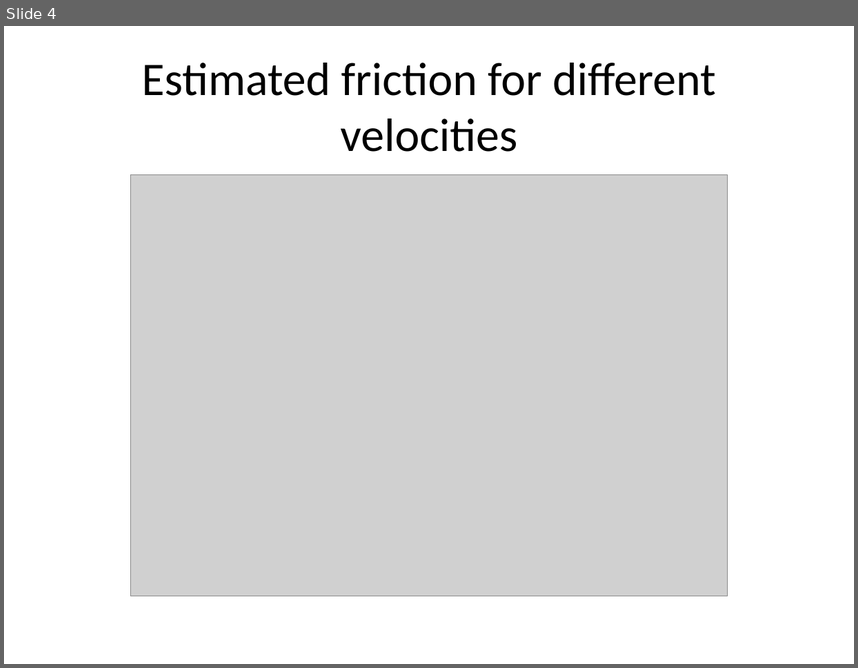
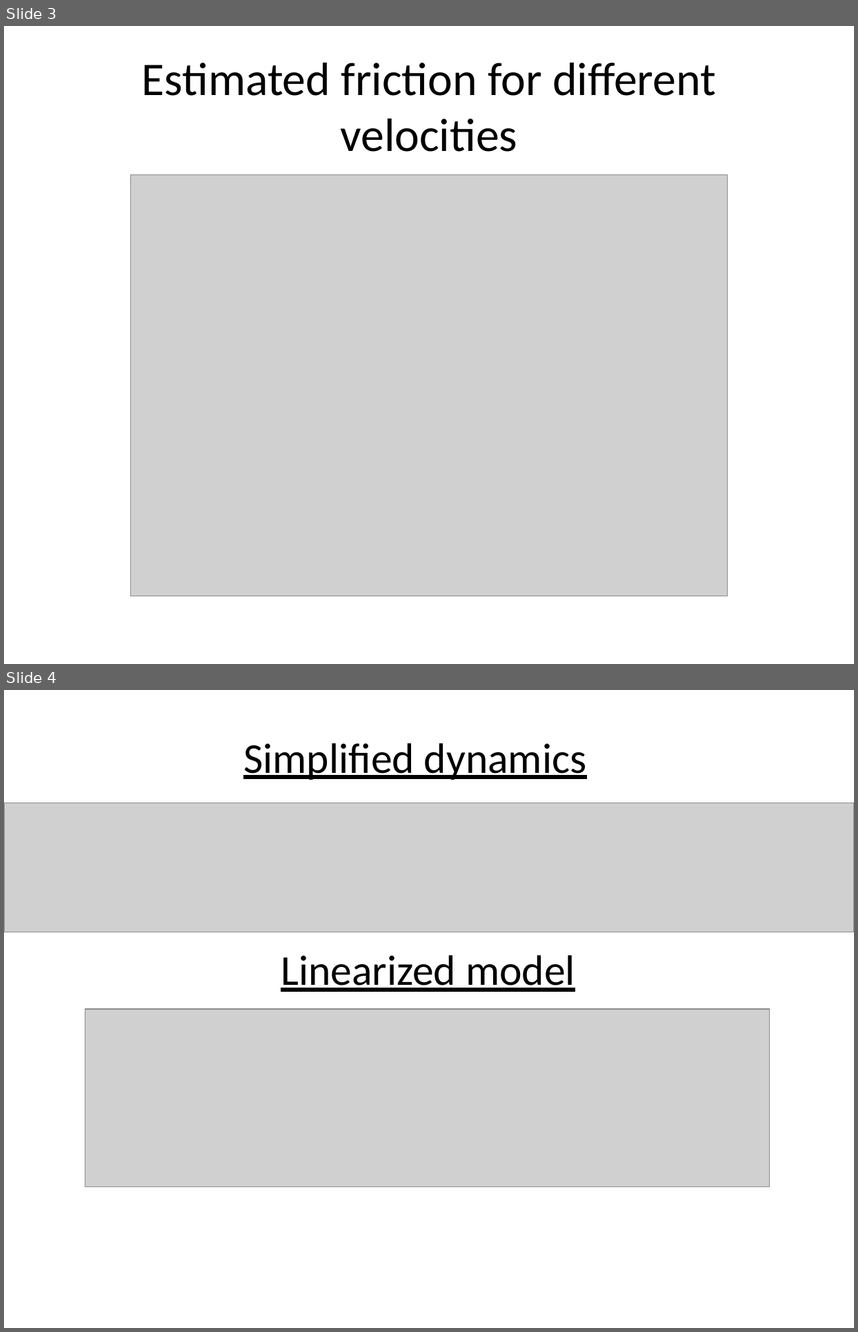
Before and after one commit to adamjalkemo/AdaptiveFrictionCompensation, a slide deck: documents/predPres.pptx. Shown one above the other, each under a label of ours: slide 4 before the commit, slides 3 and 4 after it. The pictures are 858x668 and 858x1332 pixels, drawn with LibreOffice and Linux fonts; fonts in the diff are those of the drawing; grey boxes stand for pictures. Boxes give left, top, right and bottom in pixels: in the first picture for what was removed or moved away, otherwise in the second. Text is boxed around its words. In the diff, an @@ line names an element or a change of style, - is before the commit and + after.

```diff
--- a/documents/predPres.pptx
+++ b/documents/predPres.pptx
@@ slide 4 added at (4,690,854,1328), background #FFFFFF @@
@@ text added at (243,743,586,780), 36 pt, text #000000, underline @@
+Simplified dynamics
@@ picture added at (4,803,854,932) @@
@@ text added at (281,955,575,992), 36 pt, text #000000, underline @@
+Linearized model
@@ picture added at (85,1009,769,1186) @@
@@ what was slide 4 is now slide 3 @@
```
Also in this commit, not shown: 8 other slides added, 1 slide removed.
